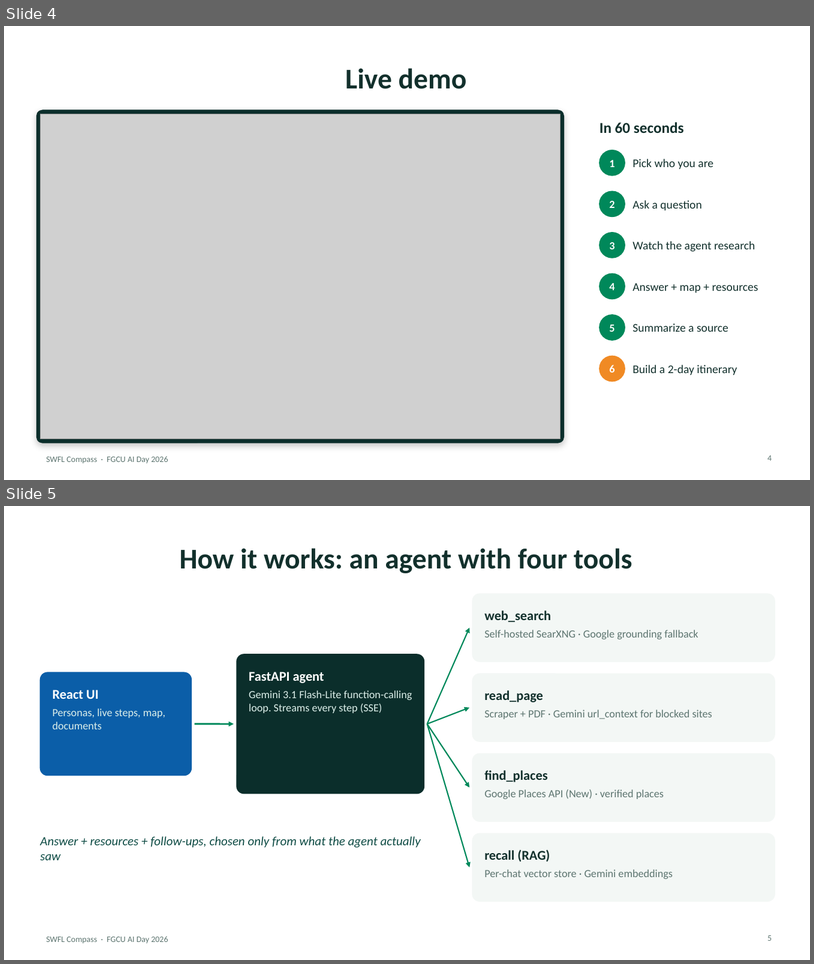
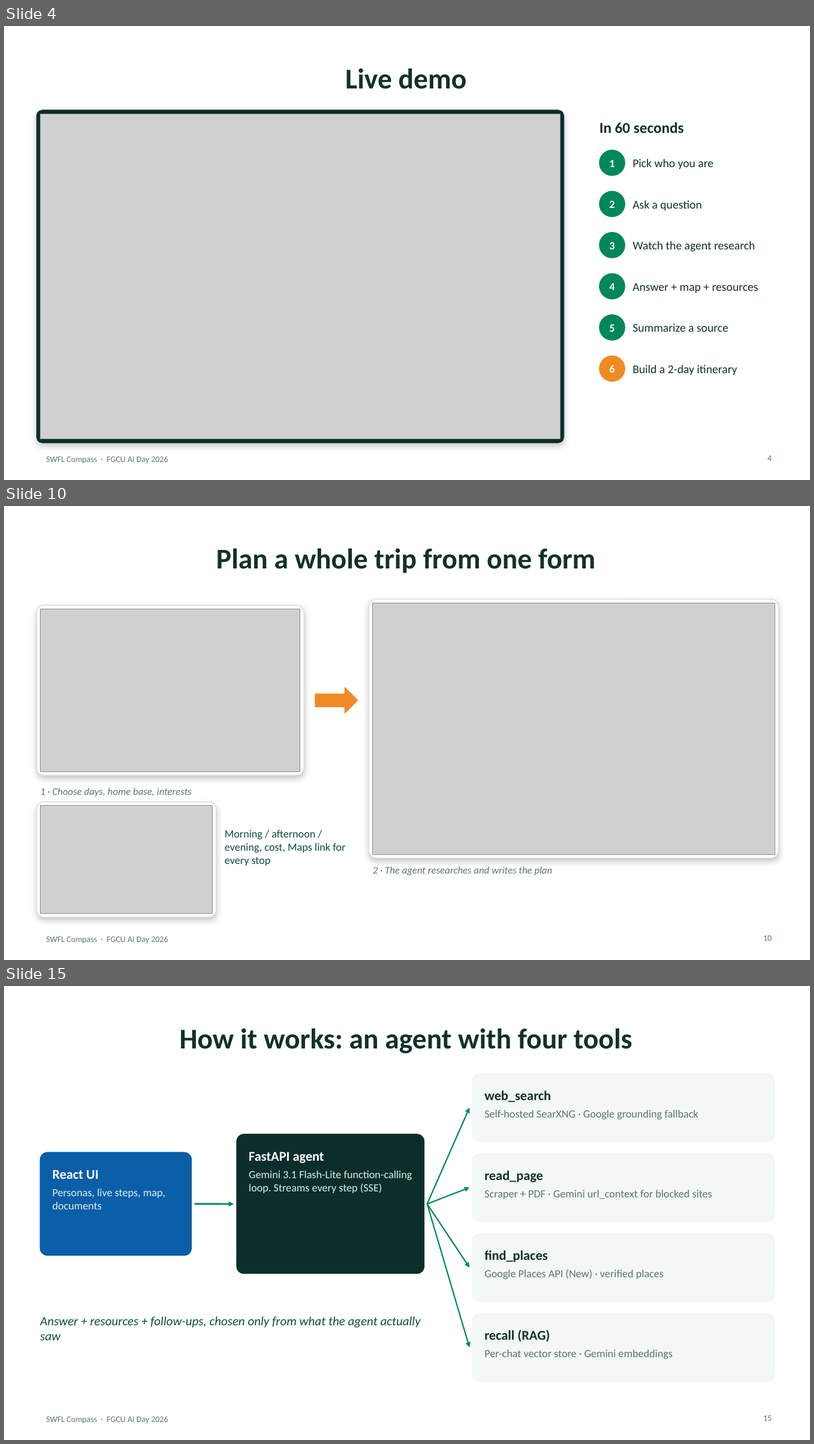
Before and after one commit to Nicholas55555/swfl-compass, a slide deck: presentation/SWFL-Compass.pptx. Shown one above the other, each under a label of ours: slides 4 and 5 before the commit, slides 4, 10 and 15 after it; the slides between them are not shown. The pictures are 814x964 and 814x1444 pixels, drawn with LibreOffice and Linux fonts; fonts in the diff are those of the drawing; grey boxes stand for pictures. Boxes give left, top, right and bottom in pixels: in the first picture for what was removed or moved away, otherwise in the second. Text is boxed around its words. In the diff, an @@ line names an element or a change of style, - is before the commit and + after.

```diff
--- a/presentation/SWFL-Compass.pptx
+++ b/presentation/SWFL-Compass.pptx
@@ slide 10 added at [4, 506, 810, 960], background #FFFFFF; not listed: 1 template element that a slide beside it also shows @@
@@ title added at [216, 548, 596, 573], 34 pt, text #12302C, bold @@
+Plan a whole trip from one form
@@ rounded rectangle added at [36, 605, 304, 775], fill #FFFFFF, outline #D5E3DF 1 pt @@
@@ picture added at [40, 609, 300, 772] @@
@@ rounded rectangle added at [369, 599, 779, 858], fill #FFFFFF, outline #D5E3DF 1 pt @@
@@ picture added at [373, 603, 776, 855] @@
@@ right arrow added at [315, 687, 358, 713], fill #F08A24, outline #F08A24 1 pt @@
@@ text added at [40, 787, 192, 796], 12 pt, text #5D7570, italic @@
+1 · Choose days, home base, interests
@@ rounded rectangle added at [36, 802, 216, 917], fill #FFFFFF, outline #D5E3DF 1 pt @@
@@ picture added at [40, 805, 213, 913] @@
@@ text added at [225, 829, 345, 865], 13 pt, text #0F4C45 @@
+Morning / afternoon / evening, cost, Maps link for every stop
@@ text added at [373, 866, 552, 875], 12 pt, text #5D7570, italic @@
+2 · The agent researches and writes the plan
@@ page number added at [764, 935, 772, 940], 10 pt, text #5D7570 @@
+10
@@ what was slide 5 is now slide 15 @@
@@ page number at [764, 1415, 772, 1420]: text changed @@
-5
+15
```
Also in this commit, not shown: 9 other slides added, 2 slides removed, 19 other files.
